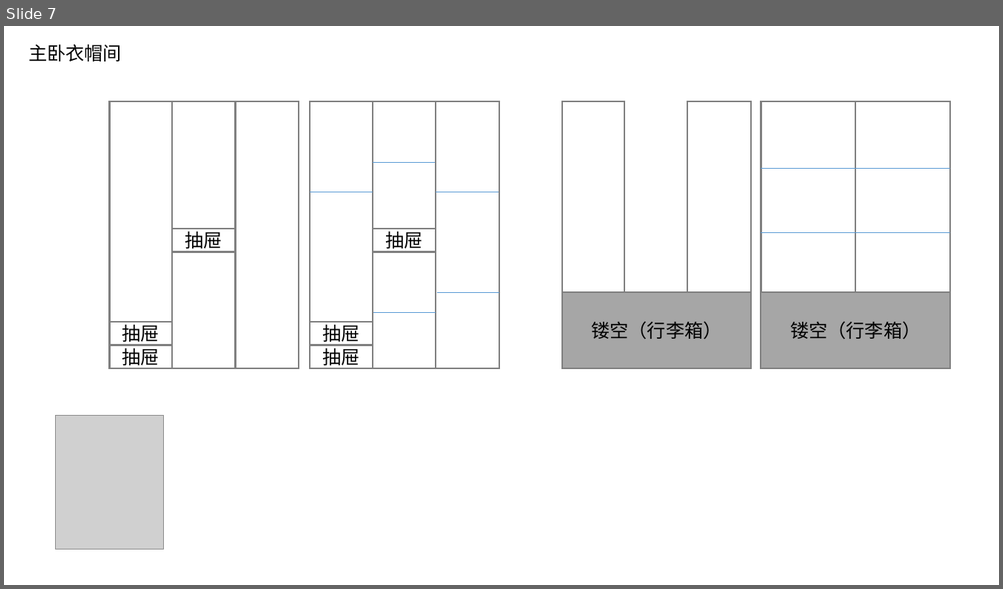
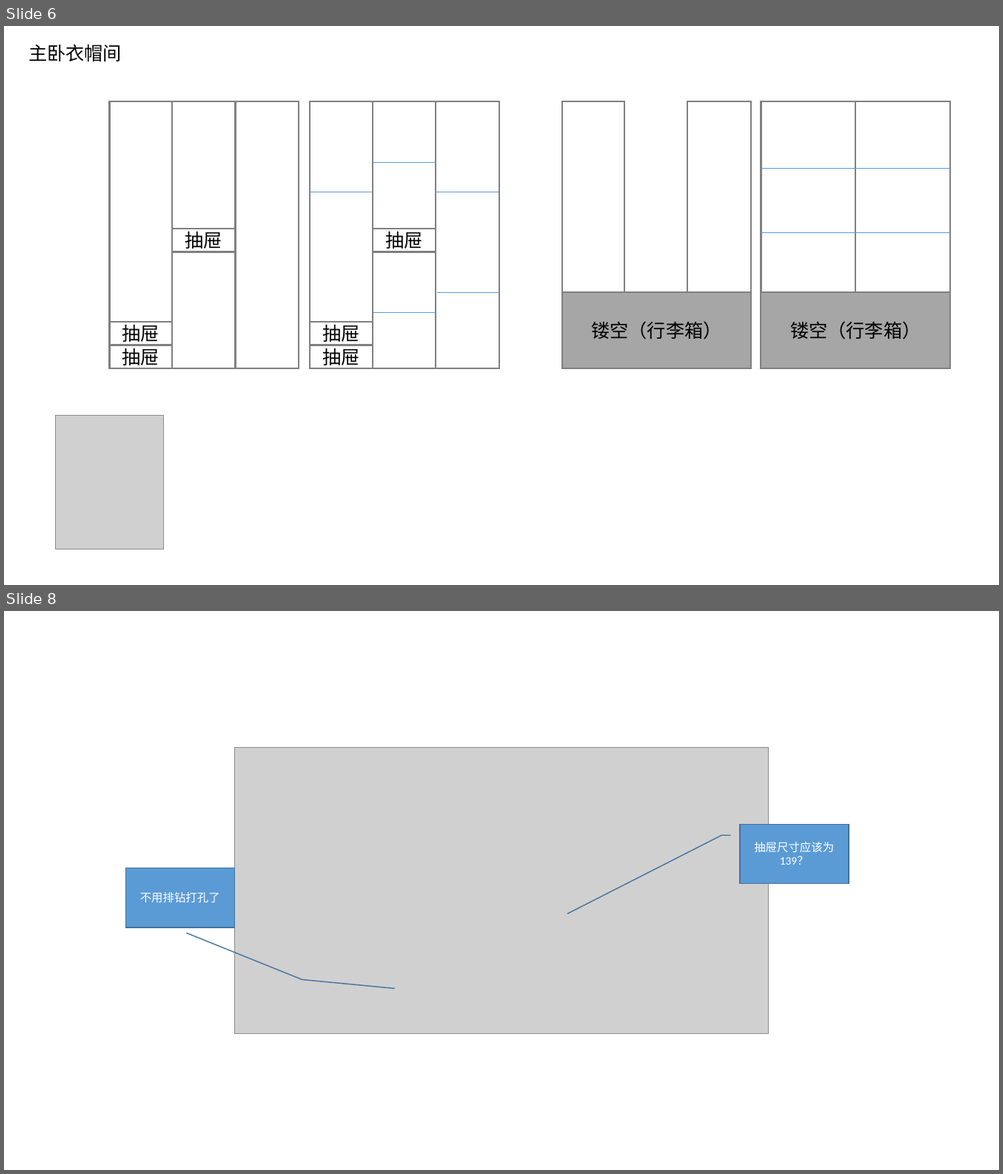
Before and after one commit to lxy0922/Zhuangxiu, a slide deck: 户型规划.pptx. Shown one above the other, each under a label of ours: slide 7 before the commit, slides 6 and 8 after it; the slides between them are not shown. The pictures are 1003x589 and 1003x1174 pixels, drawn with LibreOffice and Linux fonts; fonts in the diff are those of the drawing; grey boxes stand for pictures. Boxes give left, top, right and bottom in pixels: in the first picture for what was removed or moved away, otherwise in the second. Text is boxed around its words. In the diff, an @@ line names an element or a change of style, - is before the commit and + after.

```diff
--- a/户型规划.pptx
+++ b/户型规划.pptx
@@ slide 8 added at (4,611,999,1170), background #FFFFFF @@
@@ picture added at (235,748,768,1034) @@
@@ border callout added at (740,824,848,883), fill #5B9BD5, outline #43739E 1 pt, 11 pt, text #FFFFFF @@
+抽屉尺寸应该为139？
@@ border callout added at (125,869,235,927), fill #5B9BD5, outline #43739E 1 pt, 11 pt, text #FFFFFF @@
+不用排钻打孔了
@@ what was slide 7 is now slide 6 @@
```
Also in this commit, not shown: 3 slides changed, 4 other slides added, 4 slides removed, 2 other files.
